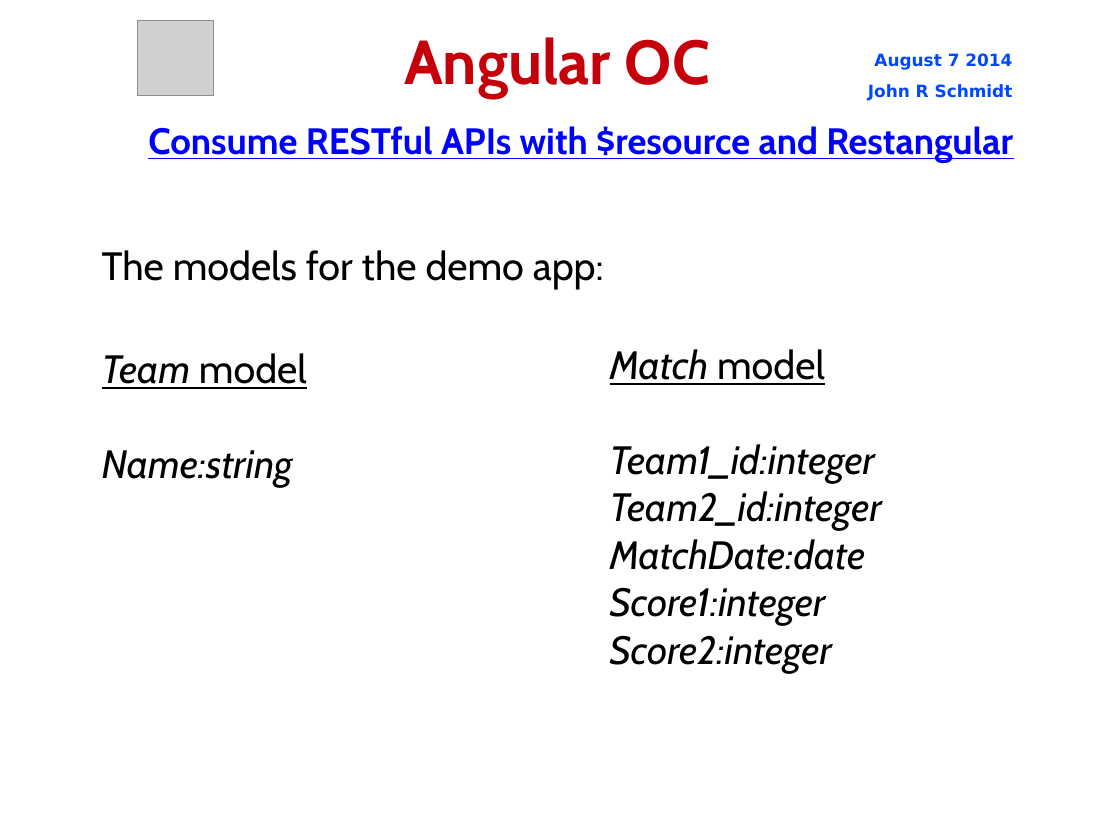
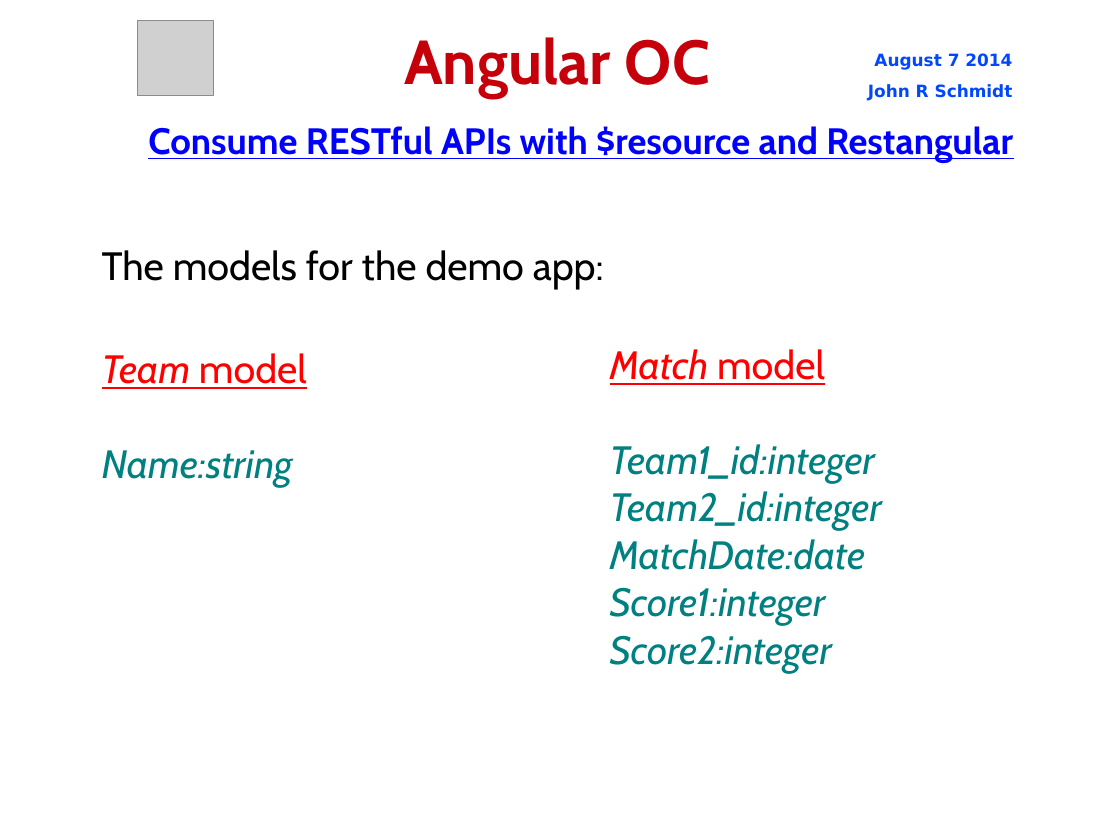
Before and after one commit to jrschmidt/fifa-angular-rest-demo, a slide deck: slide 9 of fifa.odp (slide 8 before the commit). Drawn at 1120x840 pixels with LibreOffice and Linux fonts; fonts in the diff are those of the drawing; grey boxes stand for pictures; background and template pictures are left out. Boxes give left, top, right and bottom in pixels: in the first picture for what was removed or moved away, otherwise in the second. Text is boxed around its words. In the diff, an @@ line names an element or a change of style, - is before the commit and + after.

```diff
--- a/fifa.odp
+++ b/fifa.odp
@@ text "Match model" at (610,349,882,673): text colour #000000 to #FF0000 in "Match model"; text colour #000000 to #008080 in "Team1_id:integer", "Team2_id:integer", "MatchDate:date", "Score1:integer" and 1 more places @@
@@ text "Team model" at (102,353,307,488): text colour #000000 to #FF0000 in "Team model"; text colour #000000 to #008080 in "Name:string" @@
```
Also in this commit, not shown: 3 other slides changed, 1 slide added.
